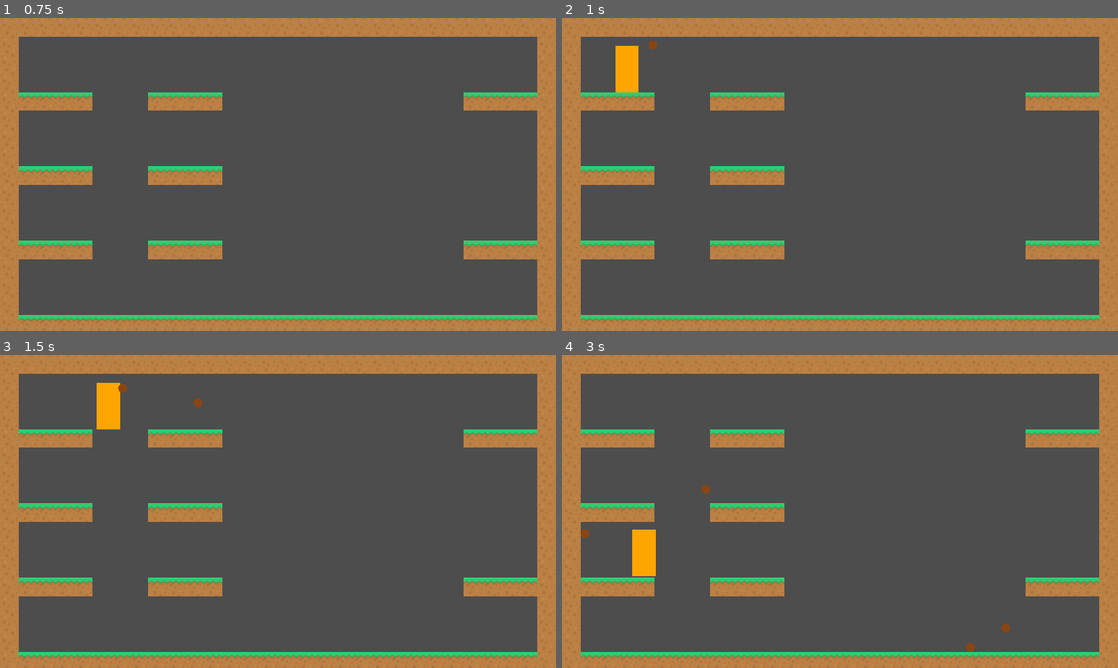
Above: before the commit, frames 1-4 (two rows, left to right).
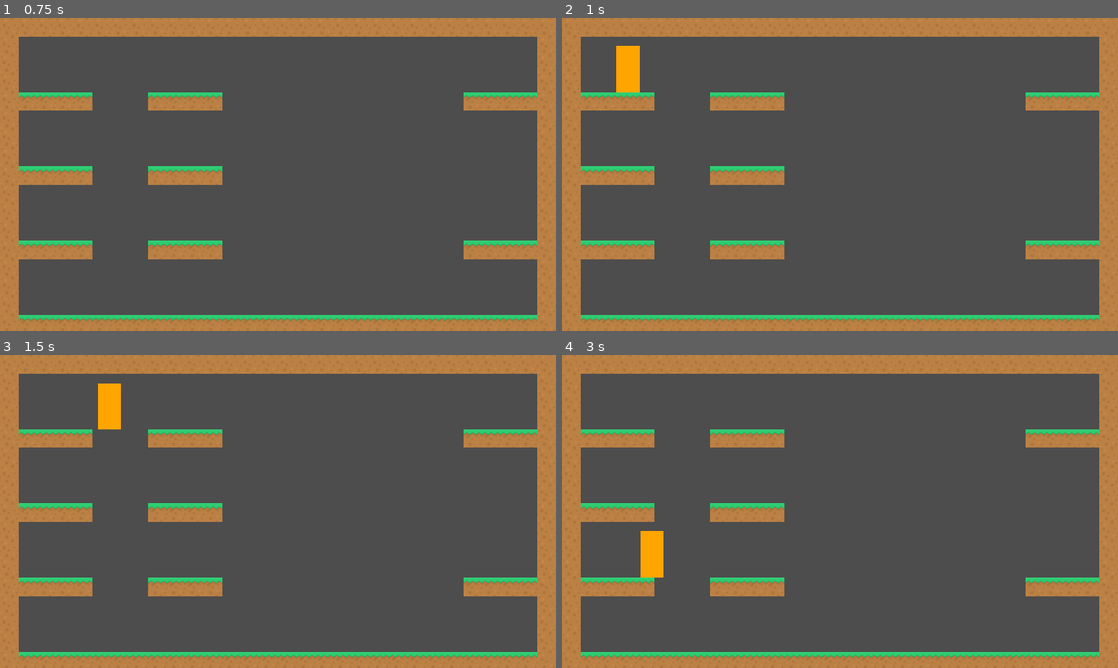
Above: after the commit, the same moments.

Repository: the-g-force/GGJ24
Game: Godot game, scene res://world/world.tscn
Same seed, same stepped clock (60 frames per second), same inputs: the game is played once before the commit and once after it.
Inputs:
- Up to frame 1 (0.75 s): tap Enter at 0.5 s; hold D from 0.53 s (still down); hold Z from 0.53 s (still down)
- Up to frame 2 (1 s): keep holding D; keep holding Z; tap Space at 0.77 s
- Up to frame 3 (1.5 s): keep holding D; release Z at 1.28 s; tap Z at 1.35 s
- Up to frame 4 (3 s): tap Space at 1.52 s; release D at 2.03 s; hold A 2.03-2.78 s; hold Z 2.03-2.78 s; hold D from 2.78 s (still down); tap Z at 2.85 s

Frame 1 is identical in both runs. In frame 2, less than 0.1% of the frame differs, in the area x 9-18%, y 7-24%; in frame 3, 0.1%; in frame 4, 0.6%, in the area x 3-81%, y 41-95%.

Commit message:
Add nut pickup and only shooting nuts you have pickuped

Diff:
--- a/project/player/nut/nut.gd
+++ b/project/player/nut/nut.gd
@@ -32,3 +32,8 @@
 	# Once the area passes out of the shooter, turn on collision with players.
 	if body==shooter:
 		set_collision_layer_value(2, true)
+
+
+func pickup()->void:
+	print("pickuped")
+	queue_free()
--- a/project/player/player.gd
+++ b/project/player/player.gd
@@ -11,9 +11,11 @@
 var id : int
 var _can_shoot := true
 var _x_facing := 1
+var _stored_nuts := 0
 
 @onready var _shoot_cooldown_timer : Timer = $ShootCooldownTimer
 @onready var _mouth : Node2D = $Mouth
+@onready var _nut_pickup_area : Area2D = $NutPickupArea
 
 
 func _physics_process(delta):
@@ -23,8 +25,11 @@
 	if _is_jump_input_pressed() and is_on_floor():
 		velocity.y = JUMP_VELOCITY
 
-	if _is_shoot_pressed() and _can_shoot:
+	if _is_shoot_pressed() and _can_shoot and _stored_nuts > 0:
 		_shoot()
+
+	if _is_crouch_pressed():
+		_crouch()
 
 	var direction = _read_movement_input()
 	if abs(direction) > 0.1:
@@ -51,6 +56,13 @@
 	return Input.is_joy_button_pressed(id, JOY_BUTTON_X)
 
 
+func _is_crouch_pressed()->bool:
+	if id == 0:
+		if Input.is_key_pressed(KEY_DOWN):
+			return true
+	return Input.get_joy_axis(id, JOY_AXIS_LEFT_Y) < -0.1
+
+
 func _read_movement_input() -> float:
 	# Player zero can use the keyboard (for speed of testing)
 	if id ==0:
@@ -65,8 +77,9 @@
 
 
 func _shoot()->void:
-	assert(_can_shoot)
+	assert(_can_shoot and _stored_nuts > 0)
 	_can_shoot = false
+	_stored_nuts -= 1
 
 	var nut := preload("res://player/nut/nut.tscn").instantiate()
 	nut.shooter = self
@@ -81,5 +94,11 @@
 	_can_shoot = true
 
 
+func _crouch()->void:
+	for nut in _nut_pickup_area.get_overlapping_bodies():
+		nut.pickup()
+		_stored_nuts += 1
+
+
 func _draw()->void:
 	draw_rect(Rect2(-40, -160, 80, 160), Color.ORANGE)
--- a/project/player/player.tscn
+++ b/project/player/player.tscn
@@ -1,9 +1,12 @@
-[gd_scene load_steps=3 format=3 uid="uid://hhgrn0x4be0o"]
+[gd_scene load_steps=4 format=3 uid="uid://hhgrn0x4be0o"]
 
 [ext_resource type="Script" path="res://player/player.gd" id="1_fs2d3"]
 
 [sub_resource type="RectangleShape2D" id="RectangleShape2D_yeyjv"]
 size = Vector2(80, 160)
+
+[sub_resource type="CircleShape2D" id="CircleShape2D_aodb6"]
+radius = 50.0
 
 [node name="Player" type="CharacterBody2D"]
 collision_layer = 2
@@ -19,3 +22,11 @@
 
 [node name="Mouth" type="Node2D" parent="."]
 position = Vector2(3, -113)
+
+[node name="NutPickupArea" type="Area2D" parent="."]
+collision_layer = 0
+collision_mask = 4
+monitorable = false
+
+[node name="CollisionShape2D" type="CollisionShape2D" parent="NutPickupArea"]
+shape = SubResource("CircleShape2D_aodb6")
